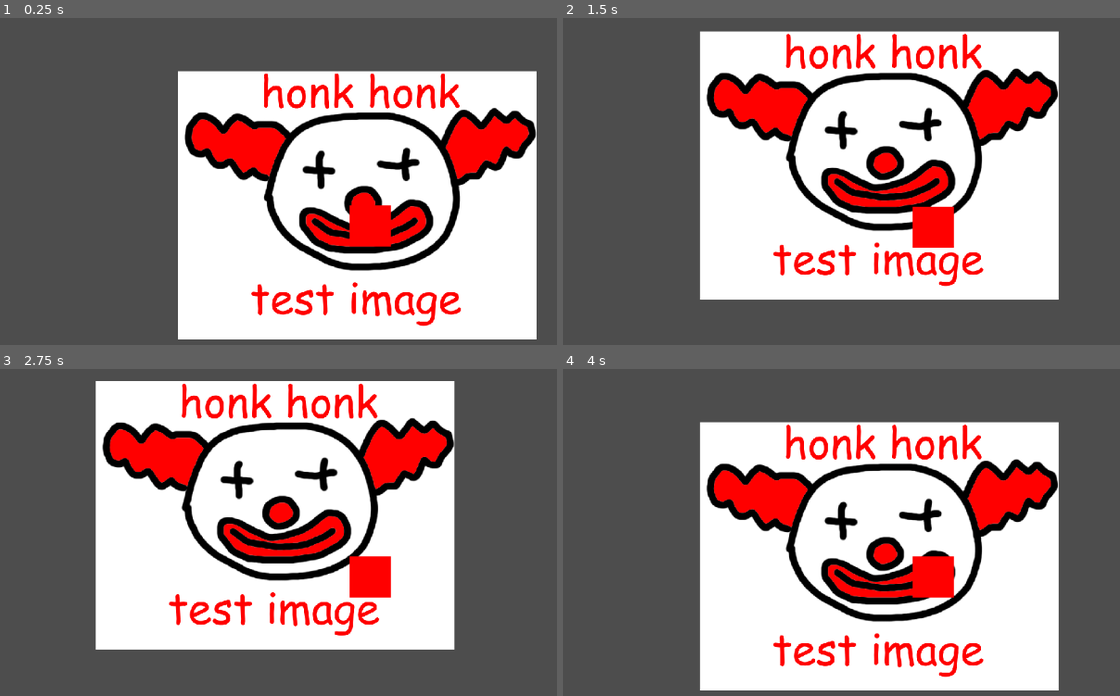
Above: before the commit, frames 1-4 (two rows, left to right).
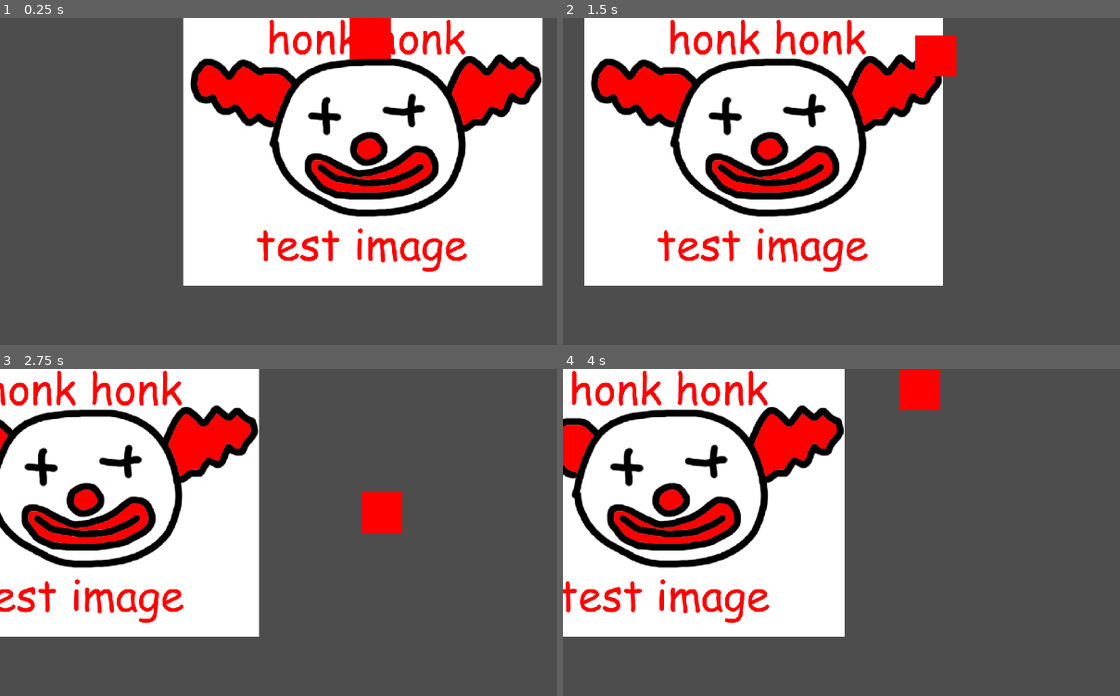
Above: after the commit, the same moments.

Repository: zelochron42/Clown-Ranch-Game
Game: Godot game, scene res://main_scene.tscn
Two runs of this game, one before a commit and one after it. Both use one fixed random seed, a clock stepped at 60 frames per second and the inputs below.
Inputs:
- Up to frame 1 (0.25 s): no input
- Up to frame 2 (1.5 s): hold Right (ui_right) 0.53-1.28 s; hold Down (ui_down) from 1.28 s (still down)
- Up to frame 3 (2.75 s): release Down (ui_down) at 2.03 s; hold Right (ui_right) from 2.03 s (still down)
- Up to frame 4 (4 s): release Right (ui_right) at 2.78 s; hold Up (ui_up) 2.78-3.53 s; hold Left (ui_left) from 3.53 s (still down)

The runs differ from the first frame. In frame 1, 43% of the frame differs, in the area x 31-98%, y 0-99%; in frame 2, 56%; in frame 3, 55%; in frame 4, 69%, in the area x 0-90%, y 0-99%.

Commit message:
object movement update

Diff:
--- a/Player.gd
+++ b/Player.gd
@@ -6,11 +6,11 @@
 	pass
 
 func _process(delta):
-	if Input.is_action_just_pressed("ui_down"):
+	if Input.is_action_pressed("ui_down"):
 		tilemap_object.MoveDirection(Vector2i.DOWN)
-	if Input.is_action_just_pressed("ui_up"):
+	if Input.is_action_pressed("ui_up"):
 		tilemap_object.MoveDirection(Vector2i.UP)
-	if Input.is_action_just_pressed("ui_left"):
+	if Input.is_action_pressed("ui_left"):
 		tilemap_object.MoveDirection(Vector2i.LEFT)
-	if Input.is_action_just_pressed("ui_right"):
+	if Input.is_action_pressed("ui_right"):
 		tilemap_object.MoveDirection(Vector2i.RIGHT)
--- a/TilemapObject.gd
+++ b/TilemapObject.gd
@@ -1,18 +1,25 @@
 extends Node
 @export var map : TileMap
 @export var cell_position : Vector2i
+@export var goal_cell : Vector2i
 @export var move_time : float
 var parent : Node2D
+var is_tweening : bool = false
 
 func _ready():
 	parent = get_parent()
 	cell_position = map.local_to_map(parent.position)
 	_sync_parent()
 
-func MoveToCell(new_cell : Vector2i):
-	cell_position = new_cell
-	_sync_parent()
-	pass
+func MoveToCell(new_cell : Vector2i, override_movement : bool = false):
+	if !is_tweening || override_movement:
+		is_tweening = true
+		var tween = create_tween()
+		tween.tween_property(parent, "position", map.map_to_local(new_cell), move_time)
+		goal_cell = new_cell
+		await tween.finished
+		cell_position = goal_cell
+		is_tweening = false
 
 func MoveDirection(direction : Vector2i):
 	MoveToCell(cell_position + direction)
--- a/main_scene.tscn
+++ b/main_scene.tscn
@@ -10,18 +10,20 @@
 [node name="MainScene" type="Node2D"]
 
 [node name="Player" type="Sprite2D" parent="."]
-position = Vector2(15, 26)
 texture = ExtResource("1_12xs2")
 script = ExtResource("2_so2lg")
 
 [node name="Camera2D" type="Camera2D" parent="Player"]
 zoom = Vector2(4, 4)
+limit_top = 0
+limit_bottom = 0
 position_smoothing_enabled = true
 position_smoothing_speed = 15.0
 
 [node name="TilemapObject" type="Node" parent="Player" node_paths=PackedStringArray("map")]
 script = ExtResource("2_avyxl")
 map = NodePath("../../TileMap")
+move_time = 0.2
 
 [node name="TileMap" type="TileMap" parent="."]
 tile_set = SubResource("TileSet_yrj0a")
@@ -29,6 +31,6 @@
 
 [node name="TestImage" type="Sprite2D" parent="."]
 z_index = -5
-position = Vector2(3, 16)
+position = Vector2(5, 52)
 scale = Vector2(0.17443, 0.17443)
 texture = ExtResource("1_fsc0j")
